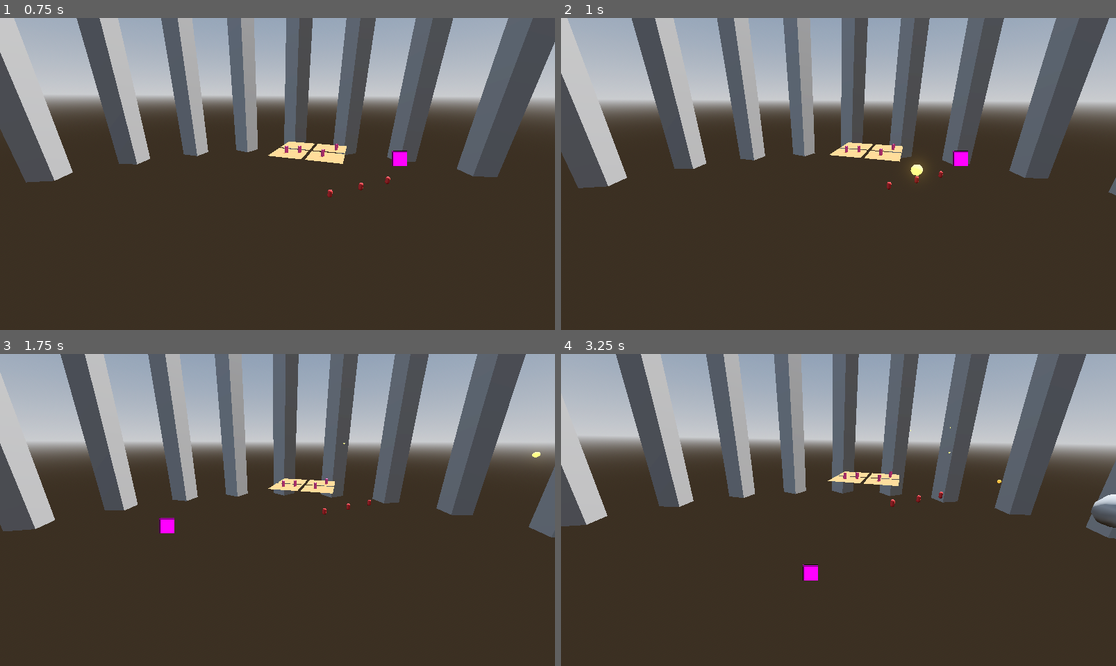
Above: before the commit, frames 1-4 (two rows, left to right).
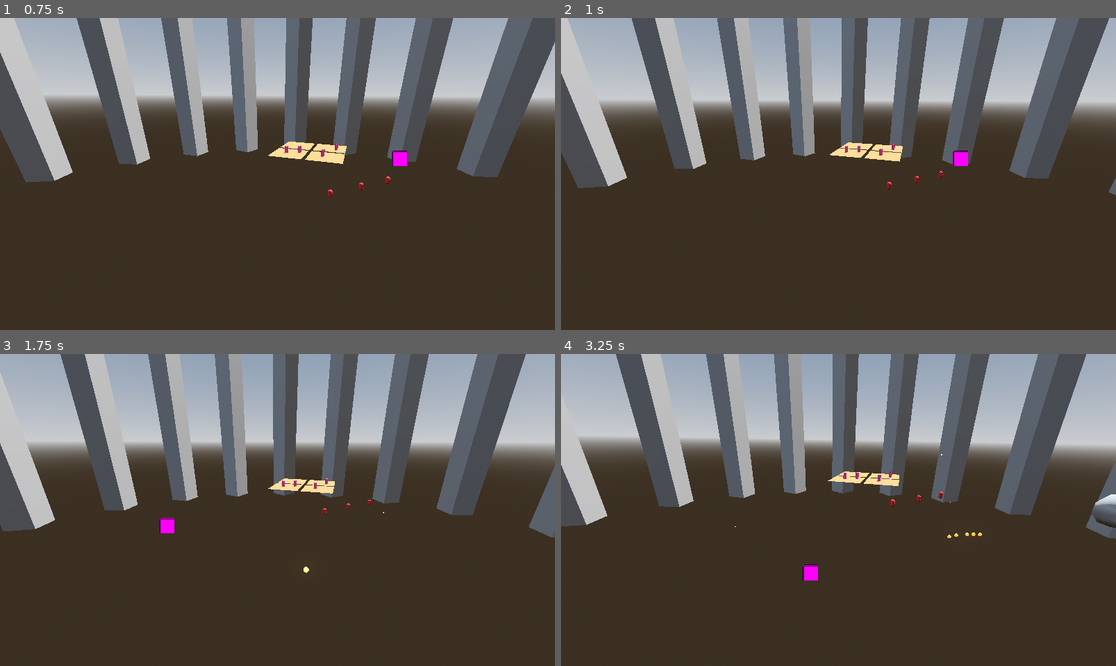
Above: after the commit, the same moments.

Repository: Cammymoop/ictgamejam-winter-2026
Game: Godot game, scene res://main_game_scene.tscn
The game is run twice, just before and just after one commit, with the same random seed, the same clock (stepped at 60 frames per second) and the same inputs.
Inputs (mouse positions are in pixels of both pictures, inside the frame that each line leads up to):
- Up to frame 1 (0.75 s): move the mouse to (399, 158) at 0.52 s; press the mouse at (399, 158) at 0.53 s; hold D (move_right) from 0.53 s (still down)
- Up to frame 2 (1 s): keep holding D (move_right)
- Up to frame 3 (1.75 s): move the mouse to (166, 525) at 1.27 s; release D (move_right) at 1.28 s; release the mouse at (166, 525) at 1.28 s; hold S (move_down) from 1.28 s (still down); click (166, 525) at 1.35 s
- Up to frame 4 (3.25 s): move the mouse to (894, 441) at 2.02 s; release S (move_down) at 2.03 s; hold D (move_right) 2.03-2.78 s; hold 1 (weapon_1) 2.03-2.78 s; click (894, 441) at 2.3 s; move the mouse to (810, 572) at 2.77 s; hold W (move_up) from 2.78 s (still down); tap 2 (weapon_2) at 2.85 s; click (810, 572) at 3.05 s

Frame 1 is identical in both runs. In frame 2, less than 0.1% of the frame differs, in the area x 62-66%, y 46-51%; in frame 3, less than 0.1%; in frame 4, less than 0.1%.

Commit message:
fix aiming direction

Diff:
--- a/assets/test_enemy.gd
+++ b/assets/test_enemy.gd
@@ -51,10 +51,8 @@
         if player_distance < active_distance:
             is_active = true
             random_delay()
-            print_debug("Activating, player distance: %s" % player_distance)
     elif player_distance > active_distance + 5:
         is_active = false
-        print_debug("Deactivating, player distance: %s" % player_distance)
 
     if not is_shooting:
         return
--- a/player/cursor_manager.gd
+++ b/player/cursor_manager.gd
@@ -54,9 +54,9 @@
 			return result_data
 
 	# Get ray origin and direction from camera
-	var ray_origin := camera.project_ray_origin(screen_pos)
+	var ray_origin := camera.global_position
 	var ray_direction := camera.project_ray_normal(screen_pos)
-	var ray_end := ray_origin + ray_direction * 1000.0
+	var ray_end := ray_origin + ray_direction * 2000.0
 
 	# Perform raycast - collides with Ground (2) and Enemies (4), excludes Player (1)
 	var space_state := camera.get_world_3d().direct_space_state
@@ -66,20 +66,20 @@
 	query.collision_mask = LAYER_GROUND | LAYER_ENEMIES  # Ground + Enemies
 
 	var result := space_state.intersect_ray(query)
+	if not result:
+		return {
+			"position": ray_end,
+			"enemy": null
+		}
 
 	if result:
 		result_data.position = result.position
 		# Check if we hit an enemy
-		var collider = result.collider
-		if collider and collider.is_in_group("enemies"):
-			result_data.enemy = collider
+		if result.collider and result.collider.is_in_group("enemies"):
+			result_data.enemy = result.collider
 		return result_data
-
-	# Fallback: intersect with Y=0 plane if no collision
-	if ray_direction.y != 0:
-		var t := -ray_origin.y / ray_direction.y
-		if t > 0:
-			result_data.position = ray_origin + ray_direction * t
+	else:
+		print_debug("empty raycast result")
 
 	return result_data
 
--- a/player/projectile.gd
+++ b/player/projectile.gd
@@ -3,22 +3,21 @@
 
 var damage: float = 10.0
 var lifetime: float = 5.0
-var direction: Vector3 = Vector3.FORWARD
 var speed: float = 30.0
 
 @onready var particles: GPUParticles3D = $GPUParticles3D
 @onready var mesh: MeshInstance3D = $MeshInstance3D
 
 func _ready() -> void:
-	# Set initial velocity
-	linear_velocity = direction * speed
-
 	# Start lifetime timer
 	var timer := get_tree().create_timer(lifetime)
 	timer.timeout.connect(_on_lifetime_expired)
 
 	# Connect body entered signal
 	body_entered.connect(_on_body_entered)
+
+func set_direction(direction: Vector3) -> void:
+	linear_velocity = direction * speed
 
 func _on_body_entered(body: Node) -> void:
 	if body.is_in_group("player"):
--- a/player/weapon_manager.gd
+++ b/player/weapon_manager.gd
@@ -101,7 +101,11 @@
 			var angle_offset := randf_range(-spread_rad, spread_rad)
 			direction = direction.rotated(Vector3.UP, angle_offset)
 
-		_spawn_projectile(spawn_pos, direction, weapon)
+		print("target_position: %s" % target_position)
+		var dir_to_target = (target_position - spawn_pos).normalized()
+		dir_to_target = dir_to_target.rotated(global_basis.y, randf_range(-deg_to_rad(weapon.spread_angle), deg_to_rad(weapon.spread_angle)))
+
+		_spawn_projectile(spawn_pos, dir_to_target, weapon)
 
 	# Start cooldown
 	can_fire = false
@@ -113,7 +117,7 @@
 	get_tree().root.add_child(projectile)
 
 	projectile.global_position = pos
-	projectile.direction = direction
+	projectile.set_direction(direction)
 	projectile.speed = weapon.projectile_speed
 	projectile.damage = weapon.damage
 	projectile.set_color(weapon.projectile_color)
